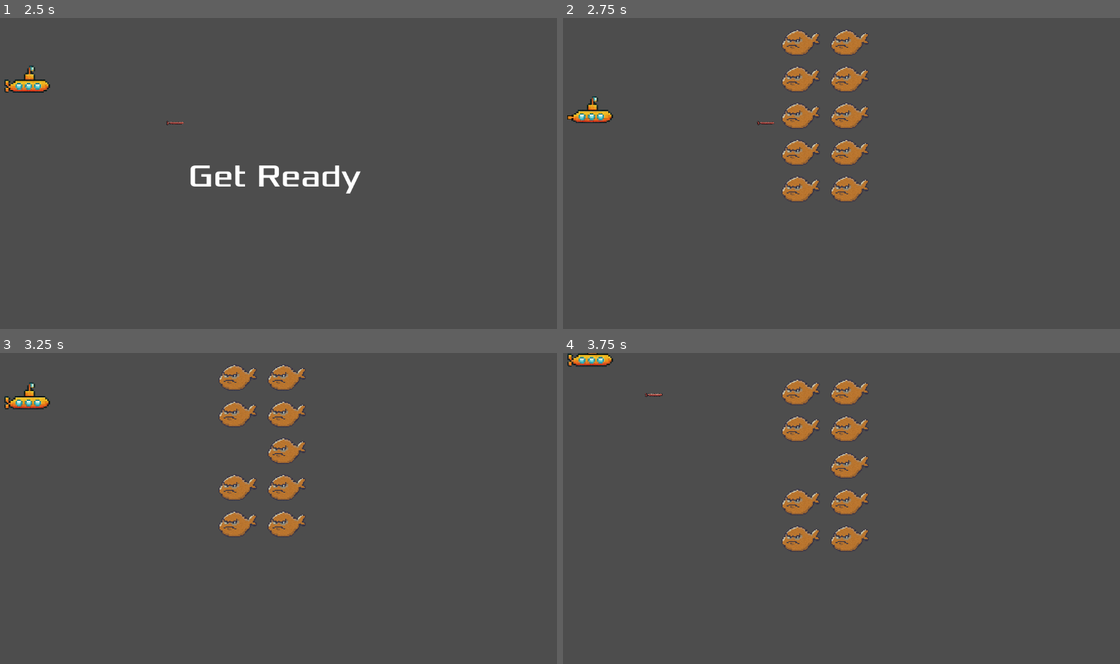
Above: before the commit, frames 1-4 (two rows, left to right).
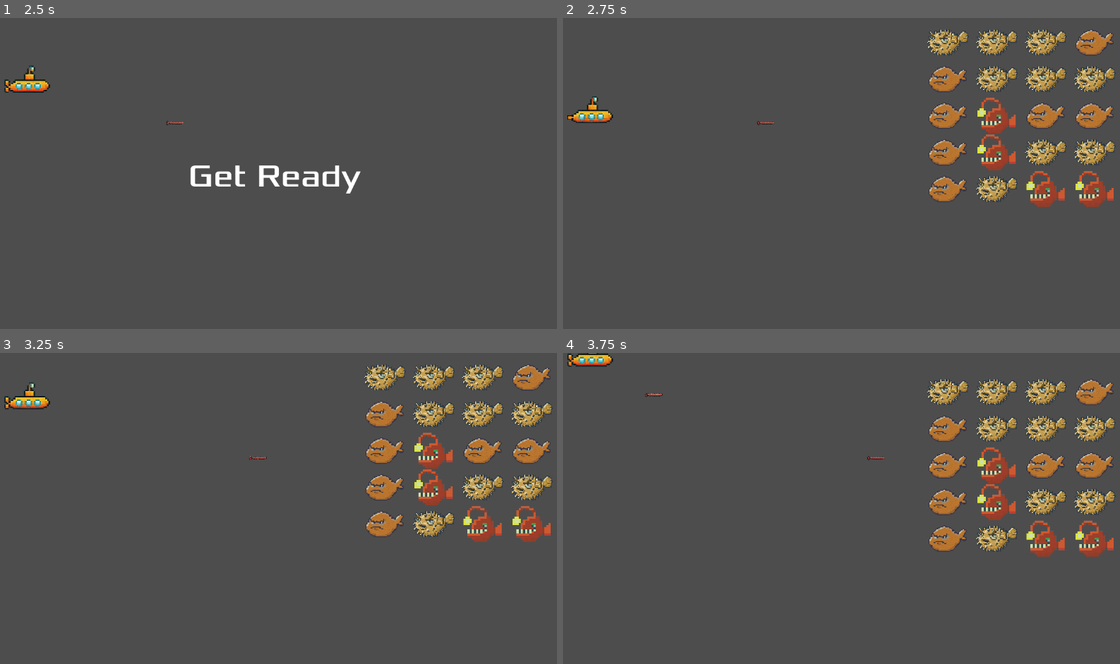
Above: after the commit, the same moments.

Repository: Kaoticz/Fish-Invaders
Game: Godot game, scene res://Scenes/Main.tscn
Two runs of this game, one before a commit and one after it. Both use one fixed random seed, a clock stepped at 60 frames per second and the inputs below.
Inputs:
- Up to frame 1 (2.5 s): click "Start" at 0.5 s; tap Enter at 1.25 s; hold Up (move_up) 1.28-2.03 s; hold Space (shoot) 1.28-2.03 s; hold Down (move_down) from 2.03 s (still down); tap Space (shoot) at 2.1 s
- Up to frame 2 (2.75 s): keep holding Down (move_down)
- Up to frame 3 (3.25 s): release Down (move_down) at 2.78 s; hold Up (move_up) from 2.78 s (still down); hold Space (shoot) from 2.78 s (still down)
- Up to frame 4 (3.75 s): keep holding Up (move_up); release Space (shoot) at 3.53 s; tap Space (shoot) at 3.6 s

Frame 1 is identical in both runs. In frame 2, 11% of the frame differs, in the area x 39-100%, y 3-61%; in frame 3, 11%; in frame 4, 11%.

Commit message:
Added extra mob sprites

Diff:
--- a/Scenes/Mob.tscn
+++ b/Scenes/Mob.tscn
@@ -1,16 +1,34 @@
-[gd_scene load_steps=5 format=3 uid="uid://b81xotvuas0os"]
+[gd_scene load_steps=7 format=3 uid="uid://b81xotvuas0os"]
 
 [ext_resource type="Script" path="res://Scripts/Mob.gd" id="1_q3ct8"]
 [ext_resource type="Texture2D" uid="uid://d112l5ogvnmbf" path="res://Assets/Art/Mobs/blobfish.png" id="2_6oq6d"]
+[ext_resource type="Texture2D" uid="uid://b2jx618gsdm8u" path="res://Assets/Art/Mobs/anglerfish.png" id="2_cw6hw"]
+[ext_resource type="Texture2D" uid="uid://1mm0plpigliy" path="res://Assets/Art/Mobs/pufferfish.png" id="4_anw6e"]
 
 [sub_resource type="SpriteFrames" id="SpriteFrames_c53nl"]
 animations = [{
 "frames": [{
 "duration": 1.0,
+"texture": ExtResource("2_cw6hw")
+}],
+"loop": true,
+"name": &"anglerfish",
+"speed": 5.0
+}, {
+"frames": [{
+"duration": 1.0,
 "texture": ExtResource("2_6oq6d")
 }],
 "loop": true,
-"name": &"default",
+"name": &"blobfish",
+"speed": 5.0
+}, {
+"frames": [{
+"duration": 1.0,
+"texture": ExtResource("4_anw6e")
+}],
+"loop": true,
+"name": &"pufferfish",
 "speed": 5.0
 }]
 
@@ -25,6 +43,7 @@
 [node name="AnimatedSprite2D" type="AnimatedSprite2D" parent="."]
 scale = Vector2(0.06, 0.06)
 sprite_frames = SubResource("SpriteFrames_c53nl")
+animation = &"anglerfish"
 
 [node name="CollisionShape2D" type="CollisionShape2D" parent="."]
 rotation = 1.5708
--- a/Scripts/Main.gd
+++ b/Scripts/Main.gd
@@ -7,16 +7,31 @@
 
 ## The initial position of the mobs.
 var mob_positions: Array[Vector2] = [
-	Vector2(500, 50),
-	Vector2(500, 125),
-	Vector2(500, 200),
-	Vector2(500, 275),
-	Vector2(500, 350),
-	Vector2(600, 50),
-	Vector2(600, 125),
-	Vector2(600, 200),
-	Vector2(600, 275),
-	Vector2(600, 350)
+	Vector2(800, 50),
+	Vector2(800, 125),
+	Vector2(800, 200),
+	Vector2(800, 275),
+	Vector2(800, 350),
+	Vector2(900, 50),
+	Vector2(900, 125),
+	Vector2(900, 200),
+	Vector2(900, 275),
+	Vector2(900, 350),
+	Vector2(1000, 50),
+	Vector2(1000, 125),
+	Vector2(1000, 200),
+	Vector2(1000, 275),
+	Vector2(1000, 350),
+	Vector2(1100, 50),
+	Vector2(1100, 125),
+	Vector2(1100, 200),
+	Vector2(1100, 275),
+	Vector2(1100, 350),
+	Vector2(1200, 50),
+	Vector2(1200, 125),
+	Vector2(1200, 200),
+	Vector2(1200, 275),
+	Vector2(1200, 350)
 ]
 
 ## The amount of mobs still alive.
--- a/Scripts/Mob.gd
+++ b/Scripts/Mob.gd
@@ -33,7 +33,7 @@
 		self.position.y -= 30
 		movements += 1
 	else:
-		self.position.x -= 30
+		self.position.x -= 60
 		going_down = !going_down
 		movements = 0
 		$MoveTimer.wait_time *= 0.9
Binary file added: Assets/Art/Mobs/anglerfish.png
Not shown, added: Assets/Art/Mobs/anglerfish.png.import
Binary file added: Assets/Art/Mobs/pufferfish.png
Not shown, added: Assets/Art/Mobs/pufferfish.png.import
